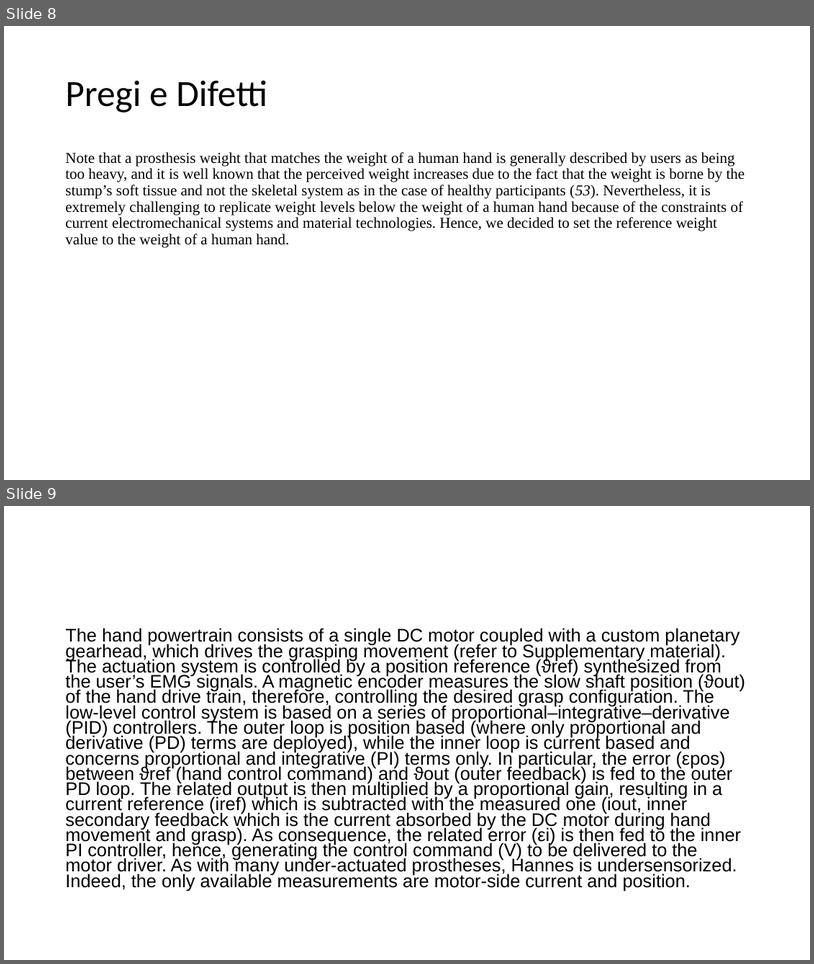
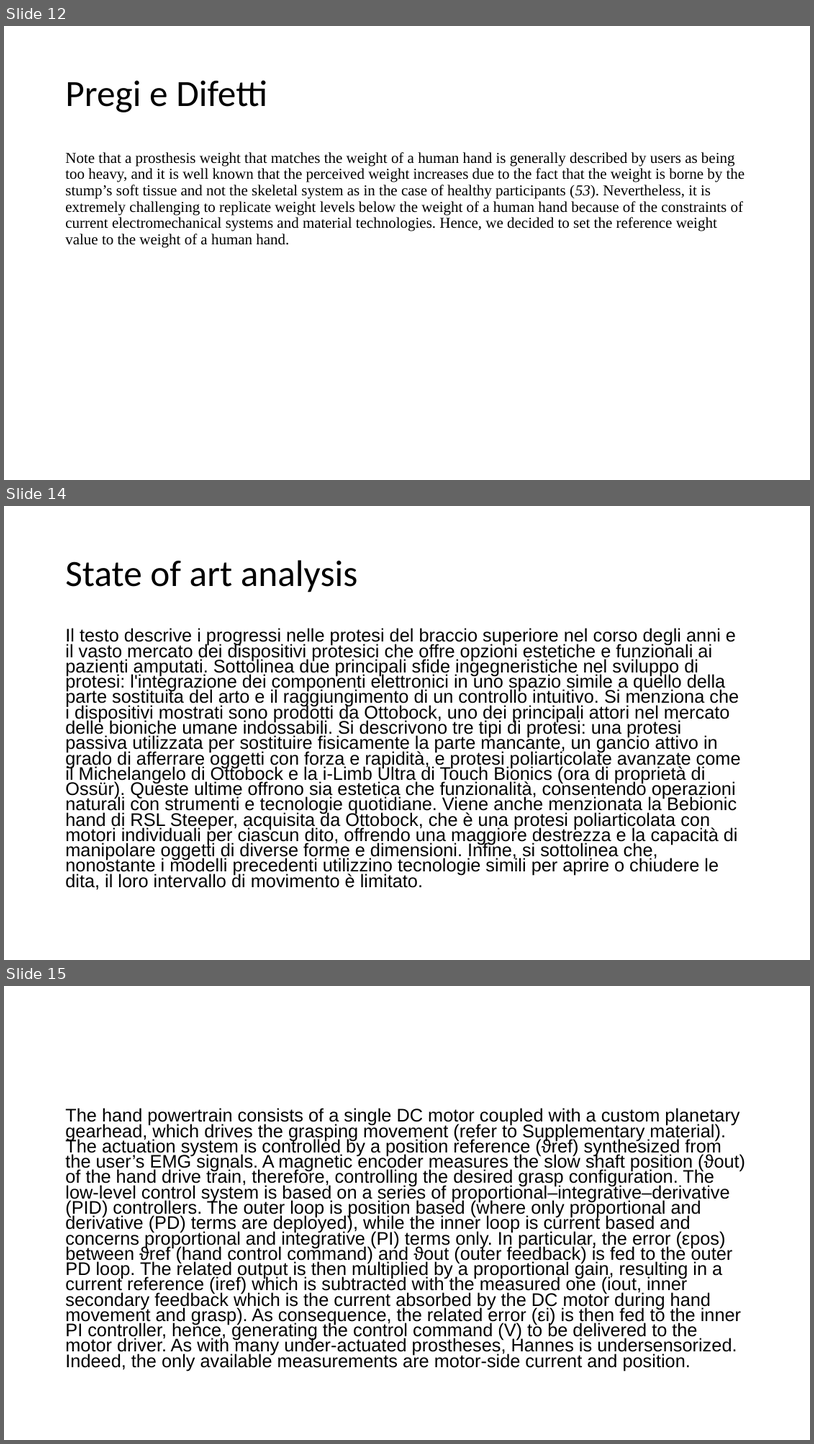
Before and after one commit to IvanTerrile/Biomedical-Robotics, a slide deck: Materiale per presentazione/Hannes Transradial Hand.pptx. Shown one above the other, each under a label of ours: slides 8 and 9 before the commit, slides 12, 14 and 15 after it; the slides between them are not shown. The pictures are 814x964 and 814x1444 pixels, drawn with LibreOffice and Linux fonts; fonts in the diff are those of the drawing. Boxes give left, top, right and bottom in pixels: in the first picture for what was removed or moved away, otherwise in the second. Text is boxed around its words. In the diff, an @@ line names an element or a change of style, - is before the commit and + after.

```diff
--- a/Materiale per presentazione/Hannes Transradial Hand.pptx
+++ b/Materiale per presentazione/Hannes Transradial Hand.pptx
@@ slide 14 added at [4, 506, 810, 960], background #FFFFFF @@
@@ title added at [65, 560, 358, 592], 44 pt, text #000000 @@
+State of art analysis
@@ text added at [65, 628, 741, 890], 21.7 pt, text #000000 @@
+Il testo descrive i progressi nelle protesi del braccio superiore nel corso degli anni e il vasto mercato dei dispositivi protesici che offre opzioni estetiche e funzionali ai pazienti amputati. Sottolinea due principali sfide ingegneristiche nel sviluppo di protesi: l'integrazione dei componenti elettronici in uno spazio simile a quello della parte sostituita del arto e il raggiungimento di un controllo intuitivo. Si menziona che i dispositivi mostrati sono prodotti da Ottobock, uno dei principali attori nel mercato delle bioniche umane indossabili. Si descrivono tre tipi di protesi: una protesi passiva utilizzata per sostituire fisicamente la parte mancante, un gancio attivo in grado di afferrare oggetti con forza e rapidità, e protesi poliarticolate avanzate come il Michelangelo di Ottobock e la i-Limb Ultra di Touch Bionics (ora di proprietà di Ossür). Queste ultime offrono sia estetica che funzionalità, consentendo operazioni naturali con strumenti e tecnologie quotidiane. Viene anche menzionata la Bebionic hand di RSL Steeper, acquisita da Ottobock, che è una protesi poliarticolata con motori individuali per ciascun dito, offrendo una maggiore destrezza e la capacità di manipolare oggetti di diverse forme e dimensioni. Infine, si sottolinea che, nonostante i modelli precedenti utilizzino tecnologie simili per aprire o chiudere le dita, il loro intervallo di movimento è limitato.
@@ what was slide 8 is now slide 12 @@
@@ what was slide 9 is now slide 15 @@
```
Also in this commit, not shown: 3 slides changed, 5 other slides added.
